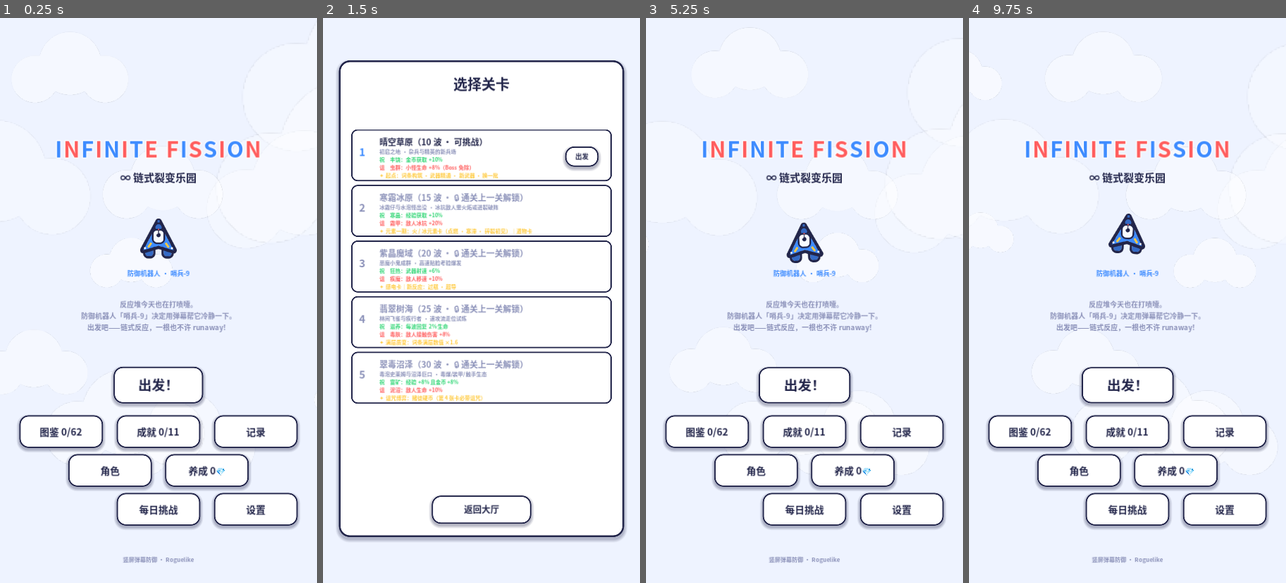
Above: before the commit, frames 1-4 (left to right).
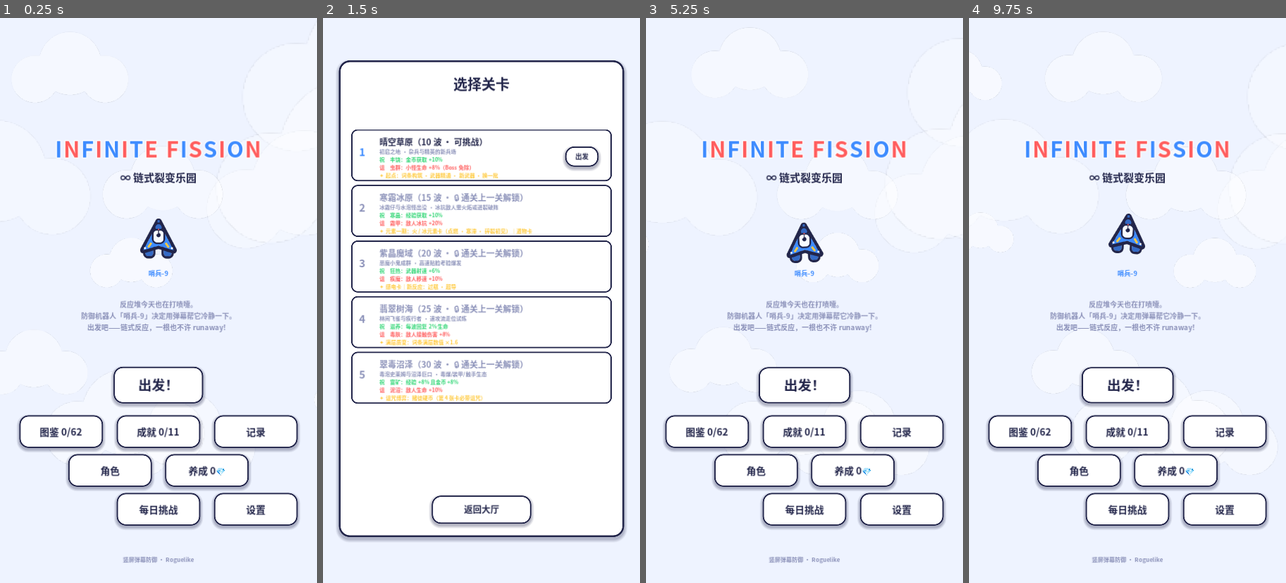
Above: after the commit, the same moments.

Repository: Genmer/Infinite-Fission
Game: Godot game, scene res://scenes/main.tscn
Two runs of this game, one before a commit and one after it. Both use one fixed random seed, a clock stepped at 60 frames per second and the inputs below.
Inputs:
- Up to frame 1 (0.25 s): no input
- Up to frame 2 (1.5 s): click "出发！" at 0.5 s; click "图鉴 0/62" at 1.25 s
- Up to frame 3 (5.25 s): click "成就 0/11" at 2 s; click "记录" at 2.75 s; click "角色" at 3.5 s; click "养成 0💎" at 4.25 s; click "每日挑战" at 5 s
- Up to frame 4 (9.75 s): click "设置" at 5.75 s; click "✓ 开" at 6.5 s; click "✗ 关" at 7.25 s; click "✓ 开" at 8 s; click "✗ 关" at 8.75 s; click "返 回" at 9.5 s

The runs differ from the first frame. In frame 1, 0.2% of the frame differs, in the area x 40-60%, y 44-46%; in frame 2, nothing differs; in frame 3, 0.2%; in frame 4, 0.2%.

Commit message:
feat(R13): 自绘悬停说明卡 + 详情卡遗物区块/L3L5质变行 + 角色外观 + 结算回主菜单 + 死亡新星特效 + 导弹建模
- HUD 自绘悬停说明卡（替代引擎默认 tooltip）：光标移入血条/经验/波次/击杀/计时/
  金币/护盾任一指标区，样式化说明卡即时跟随（隐藏控件不触发，屏幕内钳制）
- 构筑详情卡：①遗物区块（收割协议等已获遗物名称+描述——R13 遗物不再隐身）
  ②每武器 L3/L5 质变词条行（紫/金着色，未解锁置灰标注解锁等级，文案=等级表 note）
- 结算屏新增「回主菜单」按钮（通关/死亡第二出口）
- 角色外观：战斗飞船按角色着色（8 角色色表）+ 大厅吉祥物同步着色/改名（选角即换）
- 死亡新星击杀爆炸：EventBus.kill_blast → FX 层橙红爆炸环
- 导弹建模：TextureFactory.missile_tex（弹体/弹头/尾鳍/尾焰），W6/W7 弹体按武器
  身份换装 + 速度方向旋转
- 文案：边界反弹去「射程无限」表述；反弹谱变补 required_forms [0,2]
- 修复：pause_overlay Resource.get 双参陷阱 ×2（stack_max/note）；menu_requested
  信号缺失；HUD _root 成员；verify 启动清购买位（测试档历史崩溃污染防复发）
- 同 ID 取优答疑已回复（两层都算层数，数值基数取更高品级，白卡不失效）
- 全量 1176 项绿

Diff:
--- a/autoload/event_bus.gd
+++ b/autoload/event_bus.gd
@@ -38,6 +38,7 @@
 signal knockback_hit(pos: Vector2)                           # 强击退生效（表现层专用：击退小字，R7）
 signal poison_cloud_cast(pos: Vector2, radius: float)        # 毒云领域施放（表现层专用：绿环展开，R10）
 signal poison_cloud_tick(pos: Vector2, radius: float)        # 毒云每跳（表现层专用：毒圈持续/绿雾，R10）
+signal kill_blast(pos: Vector2, radius: float)               # 死亡新星击杀爆炸（表现层专用：橙红爆炸环，R13）
 signal mechanics_intro(text: String)                        # 大关新机制解锁横幅（HUD 开局长 toast）
 signal chain_fused(depth: int, trait_id: StringName)       # 链式/分叉深度熔断遥测
 signal card_chosen(card_id: StringName, target_kind: int)  # 选卡应用完成（遗物回响等）
@@ -209,6 +210,11 @@
 func emit_poison_cloud_tick(pos: Vector2, radius: float) -> void:
 	_track_dispatch(&"poison_cloud_tick")
 	poison_cloud_tick.emit(pos, radius)
+
+
+func emit_kill_blast(pos: Vector2, radius: float) -> void:
+	_track_dispatch(&"kill_blast")
+	kill_blast.emit(pos, radius)
 
 
 func emit_mechanics_intro(text: String) -> void:
--- a/resources/traits/MEC_BOUNCE.tres
+++ b/resources/traits/MEC_BOUNCE.tres
@@ -6,7 +6,7 @@
 script = ExtResource("1_td")
 id = &"MEC_BOUNCE"
 display_name = "边界反弹"
-description = "子弹反弹次数 +2，且持有反弹预算期间【射程无限】——打空的子弹必达屏幕边缘镜面弹回（反弹后命中可吃「反弹谱变」×1.4）；累计反弹 ≥5 次该弹近乎永存"
+description = "子弹反弹次数 +2：打空的子弹不因射程消失，必达屏幕边缘镜面弹回继续索敌（反弹后命中可吃「反弹谱变」×1.4）；累计反弹 ≥5 次该弹近乎永存"
 pool = 3
 pool_id = &""
 effect_id = &"EF_BOUNCE"
--- a/resources/traits/SYN_BOUNCE_SPEC.tres
+++ b/resources/traits/SYN_BOUNCE_SPEC.tres
@@ -12,7 +12,7 @@
 effect_id = &"EF_STAT"
 value = 0.4
 value2 = 0.0
-params = {"requires_trait": &"MEC_BOUNCE"}
+params = {"requires_trait": &"MEC_BOUNCE", "required_forms": [0, 2]}
 event_hooks = [4, 2]
 stack_max = 2
 decay_delta = 0.0
--- a/scripts/combat/projectile/projectile_base.gd
+++ b/scripts/combat/projectile/projectile_base.gd
@@ -589,7 +589,17 @@
 	var fill := PopPalette.PLAYER
 	if team == 1:
 		fill = PopPalette.ENEMY
+		_sprite.rotation = 0.0
 	else:
+		# 导弹建模（R13 用户反馈「微型导弹给个导弹建模」）：W6/W7 弹体换导弹贴图并按
+		# 速度方向旋转（贴图朝上 = angle + PI/2）；贴图指向右，故 +PI/2 后机头对齐航向
+		var wid := &""
+		if weapon_ref != null and is_instance_valid(weapon_ref) 				and weapon_ref.data != null:
+			wid = weapon_ref.data.id
+		if wid == &"W6_micro_missile" or wid == &"W7_cluster_rocket":
+			_sprite.texture = TextureFactory.missile_tex()
+			_sprite.rotation = velocity.angle() + PI * 0.5 if velocity.length() > 1.0 				else _sprite.rotation
+			return
 		match element:
 			GameConst.Element.FIR:
 				fill = PopPalette.ENEMY.lerp(PopPalette.XP, 0.55)      # 派生橙（点燃火苗同源）
@@ -602,6 +612,7 @@
 					PopPalette.SHOCK.lerp(Color.WHITE, 0.25))
 				return
 	_sprite.texture = TextureFactory.bead(fill, TEX_SIZE)
+	_sprite.rotation = 0.0
 
 
 func _find_player() -> Node2D:
--- a/scripts/combat/trait/builtin/trait_effect_mech.gd
+++ b/scripts/combat/trait/builtin/trait_effect_mech.gd
@@ -34,4 +34,5 @@
 		radius = float(p_trait.data.params.get("radius_lv2", radius))
 	var atk := float(p_ctx.projectile.panel_snapshot.get("base_atk", 0.0)) * ratio
 	p_ctx.weapon.settle_aoe(p_ctx.projectile.last_hit_pos, radius, atk, true)
+	EventBus.emit_kill_blast(p_ctx.projectile.last_hit_pos, radius)   # R13 爆炸环特效
 	DebugStats.count(&"kill_blast_triggered")
--- a/scripts/entities/player/player.gd
+++ b/scripts/entities/player/player.gd
@@ -343,6 +343,7 @@
 	reroll_charges = 2 + Meta.reroll_bonus()     # 刷新次数（基础 2 + 养成·预案推演，选卡刷新机制）
 	revives_left = Meta.revive_charges()         # 应急协议（每局重置）
 	character_atk_pct = float(def.get("atk_pct", 0.0))
+	apply_character_visual()
 	refresh_skill_cd()
 	skill_cd_left = 0.0
 	rof_mult = 1.0
@@ -353,6 +354,22 @@
 		if is_instance_valid(w) and w is WeaponBase:   # freed 实例上评估 is 会报脚本错——判序 valid 在前
 			(w as WeaponBase).meta_atk_pct = Meta.atk_pct() + character_atk_pct
 			(w as WeaponBase).call(&"_invalidate_panel")
+
+
+func apply_character_visual() -> void:
+	# 舰体随角色着色（R13 用户反馈「选了新角色战斗中还是默认飞船」）——
+	# 贴图共享、modulate 区分（低成本角色辨识）；受击闪白走 _apply_flash 临时覆盖不冲突
+	var tints := {
+		&"sentinel": Color(1.0, 1.0, 1.0), &"veles": Color(1.0, 0.72, 0.72),
+		&"bulwark": Color(0.72, 0.84, 1.0), &"ranger": Color(0.66, 1.0, 0.92),
+		&"zero": Color(0.85, 0.72, 1.0), &"mank": Color(0.66, 1.0, 0.55),
+		&"vera": Color(0.72, 1.0, 0.72), &"noah": Color(1.0, 0.93, 0.62),
+	}
+	var tint: Color = tints.get(character_id, Color.WHITE)
+	if _sprite != null:
+		_sprite.modulate = tint
+	if _flash != null and float(_flash.modulate.a) <= 0.0:
+		_flash.modulate = tint
 
 
 func _weapon_pool_sum(p_pool: StringName) -> float:
--- a/scripts/gamefeel/elemental_fx_layer.gd
+++ b/scripts/gamefeel/elemental_fx_layer.gd
@@ -62,6 +62,8 @@
 var _ktext_cd: float = 0.0                    # 击退小字节流
 var _poison := {"active": false, "center": Vector2.ZERO, "radius": 300.0,
 	"left": 0.0, "dur": 6.0, "anim": 0.0}     # 毒云领域持续表现（R10）
+var _blasts: Array[Dictionary] = []           # [{sprite, left}]（死亡新星爆炸环池，R13）
+var _blast_idx: int = 0
 
 
 func _ready() -> void:
@@ -80,6 +82,7 @@
 	EventBus.knockback_hit.connect(_on_knockback_hit)
 	EventBus.poison_cloud_cast.connect(_on_poison_cloud_cast)
 	EventBus.poison_cloud_tick.connect(_on_poison_cloud_tick)
+	EventBus.kill_blast.connect(_on_kill_blast)
 	EventBus.elemental_dot_fired.connect(_on_dot_fired)
 	EventBus.reaction_triggered.connect(_on_reaction_triggered)
 	EventBus.shield_blocked.connect(_on_shield_blocked)
@@ -99,6 +102,7 @@
 	_tick_devours(p_raw_delta)
 	_tick_knocktexts(p_raw_delta)
 	_tick_poison(p_raw_delta)
+	_tick_blasts(p_raw_delta)
 
 
 # ── 感电连锁主锯齿闪电（签名特效） ────────────────────────────────
@@ -692,3 +696,40 @@
 		var rr := radius * (0.45 + 0.4 * (0.5 + 0.5 * sin(anim * 1.7 + float(i) * 1.3)))
 		var pos := center + Vector2(cos(ang), sin(ang)) * rr
 		draw_circle(pos, 7.0 + 3.0 * sin(anim * 4.0 + float(i)), Color(0.5, 1.0, 0.42, 0.5 * fade))
+
+
+# ── 死亡新星爆炸环（击杀爆炸结算瞬间——R13 用户反馈「加个特效」） ──────
+func _on_kill_blast(p_pos: Vector2, p_radius: float) -> void:
+	if _blasts.is_empty():
+		for i in range(6):
+			var sp := Sprite2D.new()
+			sp.name = "KillBlast%d" % i
+			sp.texture = TextureFactory.ring_tex(Color(1.0, 0.55, 0.2, 1.0), 48, 5.0)
+			sp.visible = false
+			add_child(sp)
+			_blasts.append({"sprite": sp, "left": 0.0, "r1": 70.0})
+	var slot: Dictionary = _blasts[_blast_idx % _blasts.size()]
+	_blast_idx += 1
+	var sp: Sprite2D = slot["sprite"]
+	sp.position = p_pos
+	sp.visible = true
+	slot["left"] = 0.32
+	slot["r1"] = maxf(p_radius, 40.0) * 1.25
+	sp.scale = Vector2.ONE * 0.3
+	sp.modulate.a = 1.0
+
+
+func _tick_blasts(p_raw_delta: float) -> void:
+	for slot: Dictionary in _blasts:
+		var left := float(slot["left"])
+		if left <= 0.0:
+			continue
+		left = maxf(left - p_raw_delta, 0.0)
+		slot["left"] = left
+		var sp: Sprite2D = slot["sprite"]
+		if left <= 0.0:
+			sp.visible = false
+			continue
+		var t := 1.0 - left / 0.32
+		sp.scale = Vector2.ONE * lerpf(0.3, float(slot["r1"]) / 19.0, t)
+		sp.modulate.a = 1.0 - t
--- a/scripts/loop/game_loop.gd
+++ b/scripts/loop/game_loop.gd
@@ -272,7 +272,13 @@
 	# 并进详情卡；已暂停 → 暂停卡/详情卡切换；LEVEL_UP/GAME_OVER 等态不响应
 	if state == GameConst.GameStatus.PLAYING:
 		if request_pause():
-			pause_overlay.open_details(player)
+			var relic_infos: Array = []
+			for rid in card_generator.owned_relics:
+				var rdata := registry.get_relic(rid)
+				if rdata != null:
+					relic_infos.append({"name": String(rdata.display_name),
+						"desc": String(rdata.description)})
+			pause_overlay.open_details(player, relic_infos)
 	elif state == GameConst.GameStatus.PAUSED:
 		pause_overlay.toggle_details()
 
@@ -749,6 +755,7 @@
 	add_child(game_over_screen)
 	game_over_screen.setup(hud)
 	game_over_screen.restart_requested.connect(restart_run)
+	game_over_screen.menu_requested.connect(quit_to_menu)   # R13 结算屏回主菜单
 	card_generator = CardGenerator.new()
 	card_generator.setup(registry)
 	shop_ui.card_generator = card_generator      # 黑市货架走同一条卡链（注入须在创建后）
--- a/scripts/ui/game_over_screen.gd
+++ b/scripts/ui/game_over_screen.gd
@@ -8,6 +8,7 @@
 
 var _title_label: Label = null
 signal restart_requested()                    # → GameLoop 重开申请（迁移矩阵仲裁）
+signal menu_requested()                       # → GameLoop.quit_to_menu（R13 结算屏回主菜单）
 
 var stats_source: Node = null                 # 注入（HUD：kills/wave/total_damage）
 
@@ -159,9 +160,21 @@
 	btn.text = Lore.GAME_OVER_BUTTON
 	btn.add_theme_font_size_override("font_size", 22)
 	btn.add_theme_font_override("font", StickerTheme.font_bold())
-	btn.position = Vector2(190.0, 330.0)
-	btn.size = Vector2(200.0, 72.0)
-	btn.pivot_offset = Vector2(100.0, 36.0)
+	btn.position = Vector2(150.0, 322.0)
+	btn.size = Vector2(280.0, 64.0)
+	btn.pivot_offset = btn.size * 0.5
 	btn.pressed.connect(request_restart)
 	btn.button_down.connect(func() -> void: StickerTheme.press_punch(btn))
 	_card.add_child(btn)
+	# 回主菜单（R13：通关/死亡结算第二出口——回大厅解锁链/换构筑）
+	var menu_btn := Button.new()
+	menu_btn.name = "MenuButton"
+	menu_btn.text = "回主菜单"
+	menu_btn.add_theme_font_size_override("font_size", 18)
+	menu_btn.add_theme_font_override("font", StickerTheme.font_bold())
+	menu_btn.position = Vector2(150.0, 400.0)
+	menu_btn.size = Vector2(280.0, 56.0)
+	menu_btn.pivot_offset = menu_btn.size * 0.5
+	menu_btn.pressed.connect(func() -> void: menu_requested.emit())
+	menu_btn.button_down.connect(func() -> void: StickerTheme.press_punch(menu_btn))
+	_card.add_child(menu_btn)
--- a/scripts/ui/hud.gd
+++ b/scripts/ui/hud.gd
@@ -37,6 +37,11 @@
 var _state_label: Label = null                # 状态提示（LEVEL_UP/PAUSED/GAME_OVER——测试锁定节点名）
 var _toast_label: Label = null                # 波次 toast（果冻 pop + lore 文案）
 var _toast_left: float = 0.0                  # toast 剩余展示时长（raw 通道）
+# R13 自绘悬停说明（引擎默认 tooltip 在弹幕游戏里延迟大/样式弱——自绘卡即时跟随）
+var _hover_zones: Array[Dictionary] = []      # [{rect: Rect2, text: String}]
+var _hover_card: PanelContainer = null
+var _hover_label: Label = null
+var _hud_root: Control = null                 # HUD 根容器（悬停检测用——R13）
 var _pause_btn: Button = null                 # 暂停按钮（▶⏸ 图形化贴纸；仅 PLAYING 态显示）
 
 var kills: int = 0
@@ -142,6 +147,32 @@
 			_toast_label.visible = false
 		elif _toast_left < TOAST_FADE:
 			_toast_label.modulate.a = _toast_left / TOAST_FADE
+	_tick_hover()
+
+
+# ── R13 自绘悬停说明 ──────────────────────────────────────────────
+func _add_hover(p_ctrl: Control, p_text: String) -> void:
+	# 注册悬停区域（控制节点位置为显式布局值，构建期即可定矩形）
+	_hover_zones.append({"rect": Rect2(p_ctrl.position, p_ctrl.size), "text": p_text,
+		"ctrl": p_ctrl})
+
+
+func _tick_hover() -> void:
+	# 光标命中任一指标区 → 样式化说明卡跟随（屏幕坐标钳制；无命中即隐藏）
+	if _hover_card == null:
+		return
+	var mouse := _hud_root.get_global_mouse_position()
+	for zone: Dictionary in _hover_zones:
+		var zc: Control = zone["ctrl"]
+		if not is_instance_valid(zc) or not zc.is_visible_in_tree():
+			continue
+		if (zone["rect"] as Rect2).has_point(mouse):
+			_hover_label.text = zone["text"]
+			_hover_card.visible = true
+			_hover_card.position = (mouse + Vector2(18.0, 18.0)).clamp(
+				Vector2(8.0, 8.0), Vector2(720.0, 1280.0) - Vector2(340.0, 130.0))
+			return
+	_hover_card.visible = false
 
 
 # ── 测试观测口（displayed 值，headless 断言用——文本口径锁定，勿改） ──
@@ -468,6 +499,7 @@
 # ── 程序化 UI 组装（方向 C 贴纸风） ────────────────────────────────
 func _build_ui() -> void:
 	var root := Control.new()
+	_hud_root = root
 	root.name = "Root"
 	root.theme = StickerTheme.theme()
 	root.set_anchors_preset(Control.PRESET_FULL_RECT)
@@ -475,8 +507,10 @@
 	add_child(root)
 
 	# HP 白胶囊（圆角 + 藏青描边；填充 = 纯渐变，克制无表情）
-	var hp_panel := _sticker_panel(root, Vector2(24.0, 24.0), HP_BAR_SIZE, 15.0,
-		"生命：被碰到掉血，短暂无敌帧；升级即回满血（「生存本能」词条提升上限）")
+	var hp_panel := _sticker_panel(root, Vector2(24.0, 24.0), HP_BAR_SIZE, 15.0)
+	_add_hover(hp_panel, "生命
+被碰到掉血，短暂无敌帧；升级即回满血。
+「生存本能」词条提升生命上限")
 	_hp_fill = Panel.new()
 	_hp_fill.name = "HpFill"
 	_hp_fill_style = StyleBoxFlat.new()
@@ -501,8 +535,10 @@
 	star_icon.position = Vector2(26.0, 60.0)
 	star_icon.mouse_filter = Control.MOUSE_FILTER_IGNORE
 	root.add_child(star_icon)
-	var xp_panel := _sticker_panel(root, Vector2(54.0, 63.0), XP_BAR_SIZE, 7.0,
-		"经验：吸收经验碎片升级，每级弹一次强化卡")
+	var xp_panel := _sticker_panel(root, Vector2(54.0, 63.0), XP_BAR_SIZE, 7.0)
+	_add_hover(xp_panel, "经验
+吸收经验碎片升级，每级弹一次强化卡
+（「经验萃取」词条提升获取量）")
 	_xp_fill = Panel.new()
 	_xp_fill.name = "XpFill"
 	var xp_style := StyleBoxFlat.new()
@@ -520,8 +556,9 @@
 	root.add_child(_level_label)
 
 	# 波次圆形徽章（右上）
-	var badge := _sticker_panel(root, Vector2(598.0, 16.0), Vector2(106.0, 106.0), 53.0,
-		"当前波次：清完本关最终波（Boss 波）即通关结算")
+	var badge := _sticker_panel(root, Vector2(598.0, 16.0), Vector2(106.0, 106.0), 53.0)
+	_add_hover(badge, "波次
+当前波次；清完最终 Boss 波即通关结算")
 	var badge_cap := StickerTheme.label_sticker(Label.new(), 13, PopPalette.INK_SOFT)
 	badge_cap.text = "WAVE"
 	badge_cap.size = Vector2(106.0, 16.0)
@@ -537,8 +574,9 @@
 	badge.add_child(_wave_label)
 
 	# 击杀气泡 + 计时气泡
-	var kill_pill := _sticker_panel(root, Vector2(24.0, 92.0), Vector2(150.0, 36.0), 18.0,
-		"本局击杀数（图鉴/成就统计源）")
+	var kill_pill := _sticker_panel(root, Vector2(24.0, 92.0), Vector2(150.0, 36.0), 18.0)
+	_add_hover(kill_pill, "击杀
+本局击杀数（图鉴/成就统计源）")
 	_kill_label = StickerTheme.label_sticker(Label.new(), 18, PopPalette.INK, 0, Color.WHITE, true)
 	_kill_label.name = "KillText"
 	_kill_label.text = "击杀 0"
@@ -546,8 +584,9 @@
 	_kill_label.position = Vector2(0.0, 6.0)
 	_kill_label.horizontal_alignment = HORIZONTAL_ALIGNMENT_CENTER
 	kill_pill.add_child(_kill_label)
-	var time_pill := _sticker_panel(root, Vector2(184.0, 92.0), Vector2(112.0, 36.0), 18.0,
-		"本局时长")
+	var time_pill := _sticker_panel(root, Vector2(184.0, 92.0), Vector2(112.0, 36.0), 18.0)
+	_add_hover(time_pill, "时长
+本局已经过时间")
 	_time_label = StickerTheme.label_sticker(Label.new(), 18, PopPalette.INK_SOFT)
 	_time_label.name = "TimeText"
 	_time_label.text = "0:00"
@@ -597,8 +636,10 @@
 	skill_btn.add_child(_skill_cd_label)
 	# 金币 pill（击杀/计时/护盾同行末段——2026-08-31 P0 反馈「金币压血条」修复落位；
 	# 原 (24,44) 与血条 24~54/经验条 63~77 双重叠，现移至护盾条右侧 464~596）
-	var gold_pill := _sticker_panel(root, Vector2(464.0, 92.0), Vector2(132.0, 36.0), 18.0,
-		"战地金币：击杀掉落，黑市购物专用货币")
+	var gold_pill := _sticker_panel(root, Vector2(464.0, 92.0), Vector2(132.0, 36.0), 18.0)
+	_add_hover(gold_pill, "战地金币
+击杀掉落，黑市购物专用货币
+（「丰饶/富矿」祝福提升获取）")
 	gold_pill.name = "GoldPill"
 	gold_pill.modulate.a = 0.94
 	_gold_label = StickerTheme.label_sticker(Label.new(), 17, PopPalette.XP, 0, Color.WHITE, true)
@@ -639,9 +680,30 @@
 	_build_label.horizontal_alignment = HORIZONTAL_ALIGNMENT_CENTER
 	build_bg.add_child(_build_label)
 
+	# 自绘悬停说明卡（最上层；R13）
+	_hover_card = PanelContainer.new()
+	_hover_card.name = "HoverCard"
+	var hsb := StyleBoxFlat.new()
+	hsb.bg_color = Color(0.08, 0.11, 0.2, 0.94)
+	hsb.set_corner_radius_all(10)
+	hsb.border_width_bottom = 2
+	hsb.border_color = PopPalette.PLAYER
+	_hover_card.add_theme_stylebox_override("panel", hsb)
+	_hover_card.visible = false
+	_hover_card.mouse_filter = Control.MOUSE_FILTER_IGNORE
+	_hover_card.z_index = 50
+	_hover_label = Label.new()
+	StickerTheme.label_sticker(_hover_label, 14, Color.WHITE, 0, Color.TRANSPARENT)
+	_hover_label.autowrap_mode = TextServer.AUTOWRAP_WORD_SMART
+	_hover_label.custom_minimum_size = Vector2(300.0, 0.0)
+	_hover_card.add_child(_hover_label)
+	root.add_child(_hover_card)
+
 	# 护盾条（时间气泡右侧；MEC_SHIELD 持有才显示——用户反馈「单独的护盾条」）
-	_shield_panel = _sticker_panel(root, Vector2(306.0, 92.0), Vector2(148.0, 36.0), 18.0,
-		"临时护盾（持有「能量护盾」词条显示）：就绪时挡下一次接触伤害，挡后进入充能")
+	_shield_panel = _sticker_panel(root, Vector2(306.0, 92.0), Vector2(148.0, 36.0), 18.0)
+	_add_hover(_shield_panel, "临时护盾
+持有「能量护盾」词条时出现
+就绪=挡下一次接触伤害；挡后进入充能")
 	_shield_panel.name = "ShieldBar"
 	_shield_panel.modulate.a = 0.94
 	_shield_panel.visible = false
--- a/scripts/ui/menu_screen.gd
+++ b/scripts/ui/menu_screen.gd
@@ -23,6 +23,7 @@
 var _continue_btn: Button = null              # 继续上次进度（有局内存档时可见，2026-08-31）
 var _pulse_tween: Tween = null                # 出发按钮果冻脉动（隐藏时暂停）
 var _mascot: TextureRect = null
+var name_tag: Label = null                    # 吉祥物名签（R13：随当前角色刷新）
 var _bob_tween: Tween = null                  # 吉祥物漂浮 idle
 var _lobby_btns: Dictionary = {}              # 入口按钮（kind → Button，刷新计数角标）
 # 详情面板运行期
@@ -132,9 +133,9 @@
 	_mascot.pivot_offset = Vector2(50.0, 50.0)
 	_mascot.mouse_filter = Control.MOUSE_FILTER_IGNORE
 	_root.add_child(_mascot)
-	var name_tag := Label.new()
+	name_tag = Label.new()
 	StickerTheme.label_sticker(name_tag, 15, PopPalette.PLAYER, 0, Color.WHITE, true)
-	name_tag.text = "防御机器人 · 哨兵-9"
+	_refresh_mascot()
 	name_tag.position = Vector2(0.0, 566.0)
 	name_tag.size = Vector2(720.0, 20.0)
 	name_tag.horizontal_alignment = HORIZONTAL_ALIGNMENT_CENTER
@@ -188,6 +189,19 @@
 	footer.size = Vector2(720.0, 20.0)
 	footer.horizontal_alignment = HORIZONTAL_ALIGNMENT_CENTER
 	_root.add_child(footer)
+
+
+func _refresh_mascot() -> void:
+	# 大厅吉祥物 = 当前选中角色（R13 用户反馈「大厅应显示当前选中的角色」）
+	var def := CharacterTable.get_character(Meta.character_id)
+	var tints := {
+		&"sentinel": Color(1.0, 1.0, 1.0), &"veles": Color(1.0, 0.72, 0.72),
+		&"bulwark": Color(0.72, 0.84, 1.0), &"ranger": Color(0.66, 1.0, 0.92),
+		&"zero": Color(0.85, 0.72, 1.0), &"mank": Color(0.66, 1.0, 0.55),
+		&"vera": Color(0.72, 1.0, 0.72), &"noah": Color(1.0, 0.93, 0.62),
+	}
+	_mascot.modulate = tints.get(Meta.character_id, Color.WHITE)
+	name_tag.text = String(def.get("name", "哨兵-9"))
 
 
 func _on_start_pressed() -> void:
@@ -729,6 +743,7 @@
 	Meta.set_character_id(p_id)
 	_rebuild_char_select()
 	_refresh_lobby_counts()
+	_refresh_mascot()
 
 
 func _on_char_buy(p_id: StringName) -> void:
--- a/scripts/ui/pause_overlay.gd
+++ b/scripts/ui/pause_overlay.gd
@@ -21,6 +21,7 @@
 var _details_card: Panel = null
 var _details_list: Control = null
 var _player_ref: Node = null
+var _relics_ref: Array = []                    # 已获遗物 [{name, desc}]（R13 遗物区块）
 
 
 func _ready() -> void:
@@ -41,9 +42,10 @@
 	return _details_card != null and _details_card.visible
 
 
-func open_details(p_player: Node) -> void:
-	# 构筑详情模式开启（GameLoop 暂停仲裁通过后调用；注入 player 供内容刷新）
+func open_details(p_player: Node, p_relics: Array = []) -> void:
+	# 构筑详情模式开启（GameLoop 暂停仲裁通过后调用；注入 player + 遗物清单供内容刷新）
 	_player_ref = p_player
+	_relics_ref = p_relics
 	_details_mode = true
 	_refresh_cards()
 
@@ -235,6 +237,31 @@
 		(c as Node).queue_free()
 	if _player_ref == null or not is_instance_valid(_player_ref):
 		return
+	# 遗物区块（R13 用户反馈「收割协议没展示在构筑详情」——遗物是构筑的一部分）
+	if not _relics_ref.is_empty():
+		var relic_sec := Panel.new()
+		relic_sec.add_theme_stylebox_override("panel", StickerTheme.panel_style(12.0, 3, false))
+		relic_sec.custom_minimum_size = Vector2(576.0, 34.0 + 22.0 * _relics_ref.size())
+		relic_sec.size_flags_horizontal = Control.SIZE_EXPAND_FILL
+		relic_sec.mouse_filter = Control.MOUSE_FILTER_IGNORE
+		var rtitle := Label.new()
+		StickerTheme.label_sticker(rtitle, 15, PopPalette.GOLD, 0, Color.WHITE, true)
+		rtitle.text = "◈ 遗物 ×%d" % _relics_ref.size()
+		rtitle.position = Vector2(12.0, 6.0)
+		rtitle.size = Vector2(552.0, 20.0)
+		rtitle.mouse_filter = Control.MOUSE_FILTER_IGNORE
+		relic_sec.add_child(rtitle)
+		for ri: int in range(_relics_ref.size()):
+			var rd: Dictionary = _relics_ref[ri]
+			var rline := Label.new()
+			StickerTheme.label_sticker(rline, 13, PopPalette.INK_SOFT)
+			rline.text = "　◆ %s：%s" % [String(rd.get("name", "?")),
+				String(rd.get("desc", ""))]
+			rline.position = Vector2(12.0, 30.0 + 22.0 * ri)
+			rline.size = Vector2(552.0, 20.0)
+			rline.mouse_filter = Control.MOUSE_FILTER_IGNORE
+			relic_sec.add_child(rline)
+		_details_list.add_child(relic_sec)
 	# 玩家侧属性行（R7 遗漏补齐——用户点名的「生存本能（=最大生命词条）」等玩家属性：
 	# 生命上限 / 磁吸半径 / 技能冷却基线；武器侧攻击/暴击/间隔见各区块头）
 	var pstats := Panel.new()
@@ -307,6 +334,40 @@
 	wstats.size = Vector2(508.0, 20.0)
 	wstats.mouse_filter = Control.MOUSE_FILTER_IGNORE
 	head.add_child(wstats)
+
+	# L3/L5 质变词条行（R13 用户反馈「武器 3/5 级有什么作用显示一下，3 级紫 5 级金」）
+	var wlv: int = int(p_w.get("level"))
+	var wtable: Array = wdata.get("upgrade_table") if wdata != null else []
+	for tier: Array in [[3, Color(0.72, 0.5, 1.0)], [5, PopPalette.GOLD]]:
+		var tlv: int = int(tier[0])
+		if wtable == null or wtable.size() < tlv:
+			continue
+		var note_v: Variant = (wtable as Array)[tlv - 1].get("note")
+		var note := String(note_v) if note_v != null else ""
+		if note.is_empty():
+			continue
+		var unlocked := wlv >= tlv
+		var mrow := HBoxContainer.new()
+		mrow.add_theme_constant_override("separation", 8)
+		mrow.mouse_filter = Control.MOUSE_FILTER_IGNORE
+		var mgem := TextureRect.new()
+		mgem.texture = TextureFactory.type_icon(1, 3)
+		mgem.custom_minimum_size = Vector2(26.0, 26.0)
+		mgem.expand_mode = TextureRect.EXPAND_IGNORE_SIZE
+		mgem.stretch_mode = TextureRect.STRETCH_KEEP_ASPECT_CENTERED
+		mgem.modulate = tier[1] if unlocked else Color(tier[1].r, tier[1].g, tier[1].b, 0.28)
+		mgem.mouse_filter = Control.MOUSE_FILTER_IGNORE
+		mrow.add_child(mgem)
+		var mlabel := Label.new()
+		StickerTheme.label_sticker(mlabel, 13, tier[1] if unlocked else PopPalette.INK_SOFT)
+		mlabel.text = "【%d 级质变】%s%s" % [tlv, note,
+			"" if unlocked else "（Lv%d 解锁）" % tlv]
+		mlabel.autowrap_mode = TextServer.AUTOWRAP_WORD_SMART
+		mlabel.custom_minimum_size = Vector2(500.0, 0.0)
+		mlabel.size_flags_horizontal = Control.SIZE_EXPAND_FILL
+		mlabel.mouse_filter = Control.MOUSE_FILTER_IGNORE
+		mrow.add_child(mlabel)
+		section.add_child(mrow)
 
 	var stack: Variant = p_w.get("trait_stack")
 	var traits: Array = (stack.get("traits") as Array) if stack != null \
--- a/scripts/ui/texture_factory.gd
+++ b/scripts/ui/texture_factory.gd
@@ -915,6 +915,35 @@
 		])))
 
 
+static func missile_tex() -> ImageTexture:
+	# 微型导弹/集束火箭弹体（R13 用户反馈「给个导弹建模」）：灰蓝弹体 + 橙色弹头 +
+	# 尾鳍 + 底部尾焰（画布 22×30，朝上——弹体飞行时按速度方向旋转）
+	var key := "missile_tex"
+	return _cached(key, func() -> ImageTexture:
+		var body_col := Color(0.78, 0.84, 0.95)
+		var nose_col := Color(1.0, 0.6, 0.25)
+		var fin_col := Color(0.5, 0.58, 0.75)
+		var body := PackedVector2Array([
+			Vector2(-4.5, -6.0), Vector2(4.5, -6.0), Vector2(4.5, 8.0), Vector2(-4.5, 8.0),
+		])
+		var nose := PackedVector2Array([
+			Vector2(0.0, -13.0), Vector2(4.5, -6.0), Vector2(-4.5, -6.0),
+		])
+		var fin_l := PackedVector2Array([
+			Vector2(-4.5, 3.0), Vector2(-9.0, 10.0), Vector2(-4.5, 9.0),
+		])
+		var fin_r := PackedVector2Array([
+			Vector2(4.5, 3.0), Vector2(9.0, 10.0), Vector2(4.5, 9.0),
+		])
+		return _render(22, 30, _shade([
+			{"sd": _poly_sd(fin_l), "fill": fin_col, "ow": 1.6},
+			{"sd": _poly_sd(fin_r), "fill": fin_col, "ow": 1.6},
+			{"sd": _poly_sd(body), "fill": body_col, "ow": 2.2},
+			{"sd": _poly_sd(nose), "fill": nose_col, "ow": 2.0},
+			{"sd": _circle_at(Vector2(0.0, 12.5), 3.2), "fill": PopPalette.XP, "ow": 0.0},
+		])))
+
+
 static func ice_shard() -> ImageTexture:
 	# 结霜小晶体（菱形冰渣）：淡冰蓝菱形 + 白高光 + 藏青描边（贴纸风统一）
 	var key := "ice_shard"
--- a/tests/runner/verify_feedback_cases.gd
+++ b/tests/runner/verify_feedback_cases.gd
@@ -24,6 +24,8 @@
 	tree = p_tree
 	seed(42)
 	_boot_game_loop()
+	# R13：套件启动即清购买位（防历史崩溃运行残留在测试档中被往返携带）
+	Meta.unlocked_characters = {}
 	_test_level_up_full_heal()
 	_test_weapon_card_equip_chain()
 	_test_weapon_card_slot_guard()
Not shown, changed: FEEDBACK_TRACKER.md
